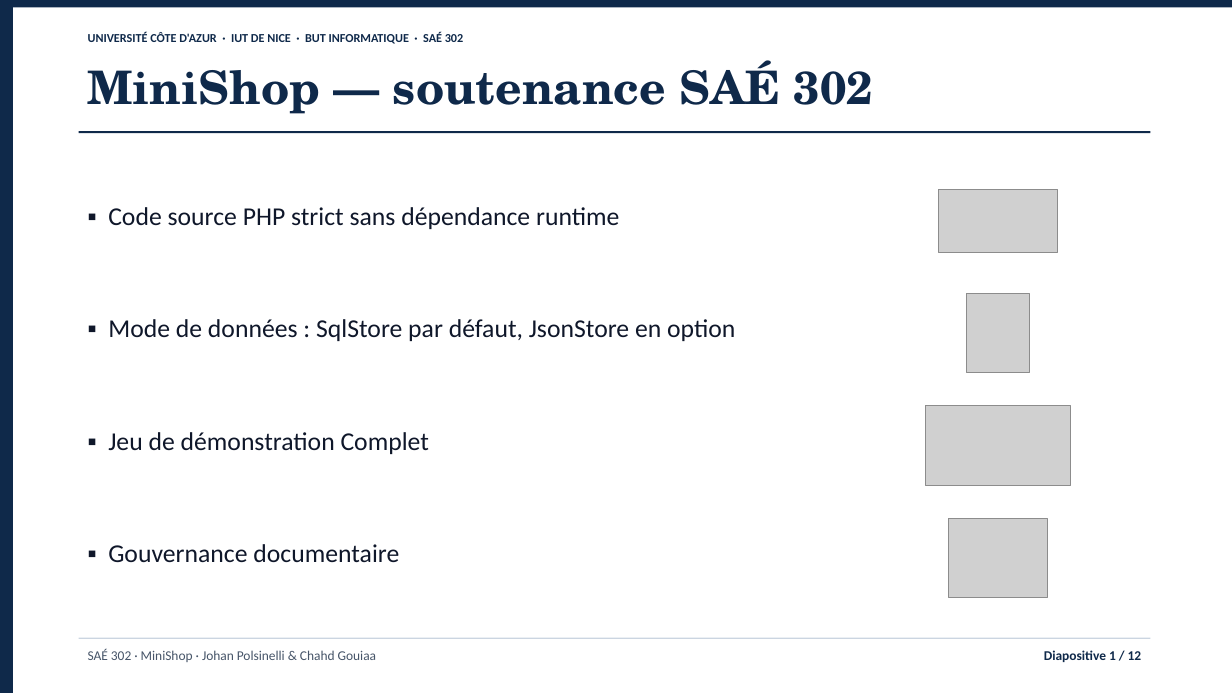
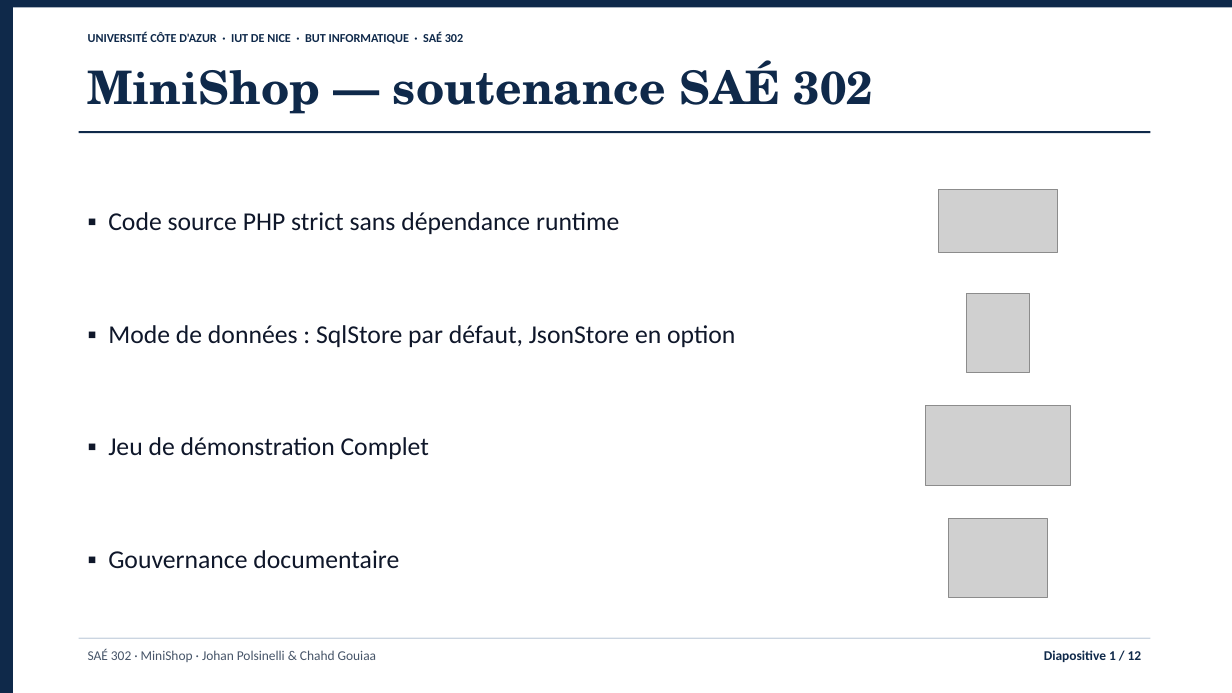
Before and after one commit to jojo8356/SAE-302, a slide deck: slide 1 of livrables/minishop-soutenance.pptx. Drawn at 1232x693 pixels with LibreOffice and Linux fonts; fonts in the diff are those of the drawing; grey boxes stand for pictures. Boxes give left, top, right and bottom in pixels: in the first picture for what was removed or moved away, otherwise in the second. Text is boxed around its words. In the diff, an @@ line names an element or a change of style, - is before the commit and + after.

```diff
--- a/livrables/minishop-soutenance.pptx
+++ b/livrables/minishop-soutenance.pptx
@@ vertical alignment top to middle in 4 elements at <box>108,212,619,234</box>, <box>108,325,735,347</box>, <box>108,437,429,459</box>, <box>108,550,399,568</box> @@
```
Also in this commit, not shown: 1 other slide changed, 10 other files.
